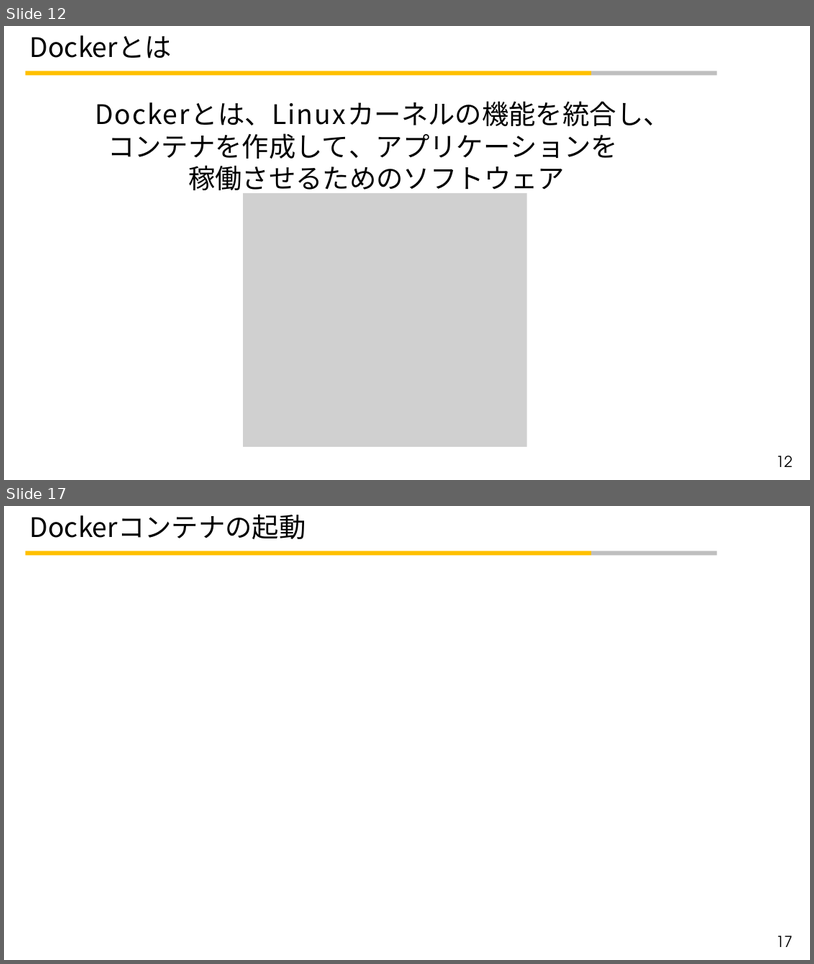
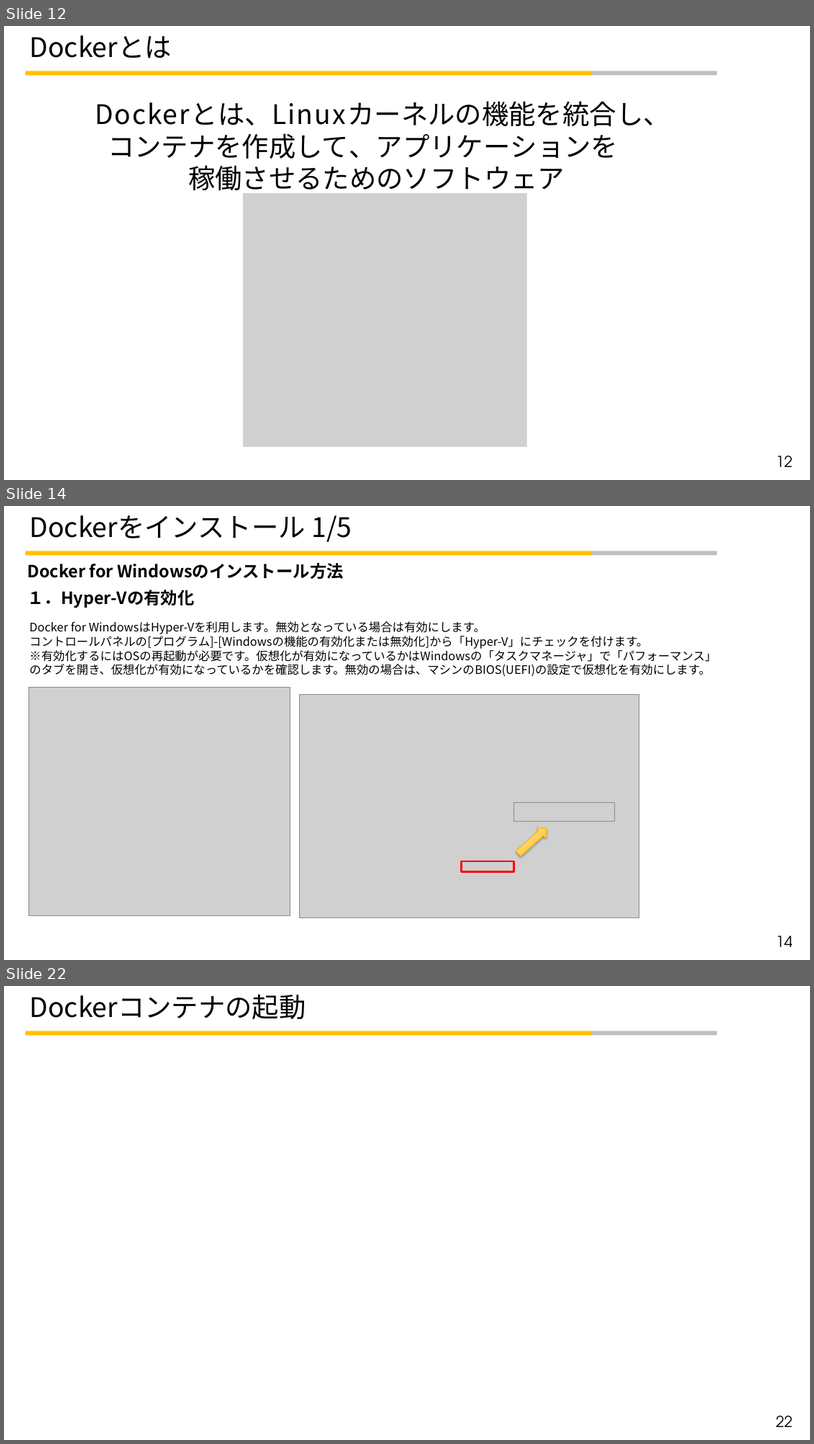
Before and after one commit to t-kotsubo/Study_Programing, a slide deck: Docker学習資料_小壷_20200501.pptx. Shown one above the other, each under a label of ours: slides 12 and 17 before the commit, slides 12, 14 and 22 after it; the slides between them are not shown. The pictures are 814x964 and 814x1444 pixels, drawn with LibreOffice and Linux fonts; fonts in the diff are those of the drawing; grey boxes stand for pictures; background and template pictures are left out. Boxes give left, top, right and bottom in pixels: in the first picture for what was removed or moved away, otherwise in the second. Text is boxed around its words. In the diff, an @@ line names an element or a change of style, - is before the commit and + after.

```diff
--- a/Docker学習資料_小壷_20200501.pptx
+++ b/Docker学習資料_小壷_20200501.pptx
@@ slide 14 added at bbox=[4, 506, 810, 960], background #FFFFFF; not listed: 2 template elements that a slide beside it also shows @@
@@ title added at bbox=[30, 515, 352, 542], 32 pt, text #000000 @@
+Dockerをインストール 1/5
@@ text added at bbox=[27, 563, 344, 608], 20 pt, text #000000, bold @@
+Docker for Windowsのインストール方法
+１．Hyper-Vの有効化
@@ text added at bbox=[29, 621, 717, 676], 14 pt, text #000000 @@
+Docker for WindowsはHyper-Vを利用します。無効となっている場合は有効にします。
+コントロールパネルの[プログラム]-[Windowsの機能の有効化または無効化]から「Hyper-V」にチェックを付けます。
+※有効化するにはOSの再起動が必要です。仮想化が有効になっているかはWindowsの「タスクマネージャ」で「パフォーマンス」
+のタブを開き、仮想化が有効になっているかを確認します。無効の場合は、マシンのBIOS(UEFI)の設定で仮想化を有効にします。
@@ picture added at bbox=[28, 687, 291, 916] @@
@@ group added at bbox=[300, 695, 639, 918]: 2 pictures, 1 rectangle, 1 right arrow @@
@@ page number added at bbox=[777, 935, 793, 947], 18 pt, text #000000 @@
+14
@@ what was slide 17 is now slide 22 @@
@@ page number at bbox=[777, 1415, 793, 1427]: text changed @@
-17
+22
```
Also in this commit, not shown: 5 slides changed, 6 other slides added, 2 slides removed.
